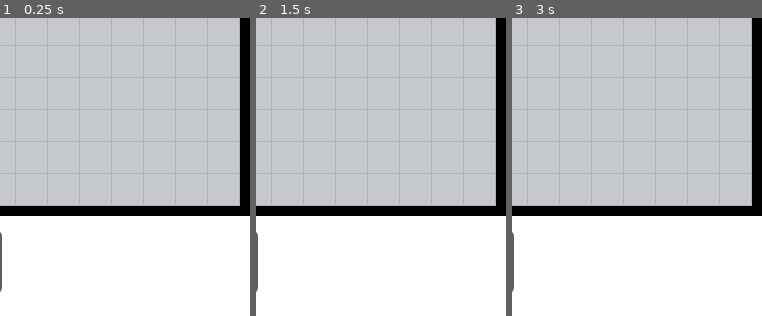
Above: before the commit, frames 1-3 (left to right).
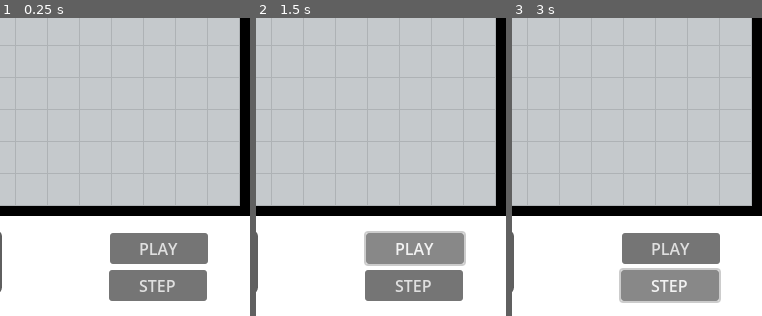
Above: after the commit, the same moments.

Repository: ricoapon/planet-cell
Game: Godot game, scene res://Scenes/menu.tscn
Two runs of this game, one before a commit and one after it. Both use one fixed random seed, a clock stepped at 60 frames per second and the inputs below.
Inputs (mouse positions are % of the whole screen's width and height, from its top left):
- Up to frame 1 (0.25 s): no input
- Up to frame 2 (1.5 s): click (82, 95) at 0.5 s, where only the run after the commit has a clickable "STEP"; click (82, 89) at 1.25 s, where only the run after the commit has a clickable "PLAY"
- Up to frame 3 (3 s): click (82, 89) at 2 s, where only the run after the commit has a clickable "PLAY"; click (82, 95) at 2.75 s, where only the run after the commit has a clickable "STEP"
The pictures show only the part of the screen within x 50-100%, y 50-100%; the shares and areas given below are measured in that part.

The runs differ from the first frame. In frame 1, 8.1% of the frame differs, in the area x 43-84%, y 72-95%; in frame 2, 8.7%; in frame 3, 8.7%, in the area x 42-84%, y 72-96%.
Error after the commit: Invalid call. Nonexistent function 'next_step' in base 'Nil'. (res://Scenes/Menu.gd:23)

Commit message:
Add GridExecutionView and fix execution

Diff:
--- /dev/null
+++ b/Scenes/Menu.gd
@@ -0,0 +1,23 @@
+extends Node2D
+
+@onready var GridExecutionViewScene = preload("res://scenes/components/grids/GridExecutionView.tscn")
+
+var view: GridExecutionView
+
+func _ready():
+	# TODO: Have this until we can modify it in the GUI.
+	var output = SingleOutput.new()
+	output.add_color(SingleOutput.OutputColor.GREEN, 1)
+	var expected_output = OrderedOutput.new()
+	expected_output.next_row()
+	expected_output.add_output_to_current_row(output)
+	$GridView.grid.set_expected_output(expected_output)
+
+func _on_button_pressed() -> void:
+	var grid_execution_view = GridExecutionViewScene.instantiate()
+	grid_execution_view.init($GridView)
+	view = grid_execution_view
+	add_child(view)
+
+func _on_button_2_pressed() -> void:
+	view.next_step()
--- /dev/null
+++ b/Scenes/components/grids/GridExecutionView.gd
@@ -0,0 +1,36 @@
+class_name GridExecutionView
+extends Control
+
+var grid: Grid
+var grid_execution: GridExecution
+var grid_view: GridView
+
+func init(_grid_view: GridView):
+	grid_view = _grid_view
+	grid = grid_view.grid
+	grid_execution = GridExecution.new(grid)
+	z_index = 3
+
+	position = grid_view.position
+
+func next_step():
+	grid_execution.next_step()
+	queue_redraw()
+
+func _draw():
+	for powered_edge in grid_execution.next_powered_edges:
+		# Starting point is with edge null.
+		if powered_edge.from == null:
+			draw_circle(to_vector(powered_edge.to.x, powered_edge.to.y), 10, Color.RED)
+			continue
+
+		var x = powered_edge.from.x
+		var y = powered_edge.from.y
+		if powered_edge.from.x == powered_edge.to.x:
+			y += powered_edge.step
+		else:
+			x += powered_edge.step
+		draw_circle(to_vector(x, y), 10, Color.RED)
+
+func to_vector(x: int, y: int) -> Vector2:
+	return Vector2(grid_view.CELL_SIZE * (x + 0.5), grid_view.CELL_SIZE * (y + 0.5))
--- /dev/null
+++ b/Scenes/components/grids/GridExecutionView.tscn
@@ -0,0 +1,8 @@
+[gd_scene load_steps=2 format=3 uid="uid://sox82xtrvlil"]
+
+[ext_resource type="Script" uid="uid://cjhwrbceq8dtk" path="res://scenes/components/grids/GridExecutionView.gd" id="1_q46pv"]
+
+[node name="GridExecutionView" type="Control"]
+layout_mode = 3
+anchors_preset = 0
+script = ExtResource("1_q46pv")
--- a/Scenes/components/grids/GridView.gd
+++ b/Scenes/components/grids/GridView.gd
@@ -1,3 +1,4 @@
+class_name GridView
 extends Control
 
 @onready var BlockScene = preload("res://scenes/components/blocks/BlockView.tscn")
--- a/Scenes/menu.tscn
+++ b/Scenes/menu.tscn
@@ -1,16 +1,18 @@
-[gd_scene load_steps=3 format=3 uid="uid://dy4dooi088si3"]
+[gd_scene load_steps=4 format=3 uid="uid://dy4dooi088si3"]
 
 [ext_resource type="PackedScene" uid="uid://cj5037ryd1xpn" path="res://scenes/components/grids/GridView.tscn" id="1_11y2r"]
+[ext_resource type="Script" uid="uid://m037x6xw1xv7" path="res://scenes/Menu.gd" id="1_o0tnf"]
 [ext_resource type="PackedScene" uid="uid://qppng80r2fw1" path="res://scenes/DraggableBlock.tscn" id="2_upctu"]
 
 [node name="Menu" type="Node2D"]
+script = ExtResource("1_o0tnf")
 
 [node name="BlackGridBackground" type="ColorRect" parent="."]
 offset_right = 500.0
 offset_bottom = 500.0
 color = Color(0, 0, 0, 1)
 
-[node name="Grid" parent="." instance=ExtResource("1_11y2r")]
+[node name="GridView" parent="." instance=ExtResource("1_11y2r")]
 offset_left = 10.0
 offset_top = 10.0
 offset_right = 10.0
@@ -40,3 +42,20 @@
 offset_top = 514.0
 offset_right = 252.0
 offset_bottom = 578.0
+
+[node name="Button" type="Button" parent="."]
+offset_left = 360.0
+offset_top = 517.0
+offset_right = 458.0
+offset_bottom = 548.0
+text = "PLAY"
+
+[node name="Button2" type="Button" parent="."]
+offset_left = 359.0
+offset_top = 554.0
+offset_right = 457.0
+offset_bottom = 585.0
+text = "STEP"
+
+[connection signal="pressed" from="Button" to="." method="_on_button_pressed"]
+[connection signal="pressed" from="Button2" to="." method="_on_button_2_pressed"]
--- a/scripts/logic/blocks/SplitBlock.gd
+++ b/scripts/logic/blocks/SplitBlock.gd
@@ -2,7 +2,9 @@
 extends AbstractBlock
 
 func activate(poweredEdge: PoweredEdge, out: Array[Edge]) -> Array[PoweredEdge]:
-	return out.map(func(e): return e.power(poweredEdge.power))
+	var result: Array[PoweredEdge] = []
+	result.assign(out.map(func(e: Edge): return e.to_powered_edge(poweredEdge.power)))
+	return result
 
 func type() -> Type:
 	return Type.SPLIT
--- a/scripts/logic/edges/PoweredEdge.gd
+++ b/scripts/logic/edges/PoweredEdge.gd
@@ -21,3 +21,6 @@
 		# It shouldn't need rounding, but because distance_to is a float I thought it would be better to
 		# convert to an int like this.
 		length = round(Vector2i(from.x, from.y).distance_to(Vector2i(to.x, to.y)))
+
+func to_edge() -> Edge:
+	return Edge.new(from, to)
--- a/scripts/logic/grids/Grid.gd
+++ b/scripts/logic/grids/Grid.gd
@@ -11,7 +11,7 @@
 	width = _width
 	height = _height
 
-func setExpectedOutput(_expected_output: OrderedOutput):
+func set_expected_output(_expected_output: OrderedOutput):
 	expected_output = _expected_output
 
 func setBlock(coordinate: Coordinate, block: AbstractBlock):
@@ -28,7 +28,8 @@
 	return edges.find_edge(from, to)
 
 func neighbours(c: Coordinate) -> Array[Edge]:
-	return edges.find_edges_connecting_to(c).filter(func(e): return edges.contains(e)) as Array[Edge]
+	var result = edges.find_edges_connecting_to(c).filter(func(e): return edges.contains(e)) as Array[Edge]
+	return result
 
 func getBlocksOfType(block_type) -> Array[Coordinate]:
 	var result: Array[Coordinate] = []
--- a/scripts/logic/grids/GridExecution.gd
+++ b/scripts/logic/grids/GridExecution.gd
@@ -7,26 +7,34 @@
 
 func _init(_grid: Grid):
 	grid = _grid
-	next_powered_edges = grid.getBlocksOfType(StarterBlock).map(
-		func(c): return PoweredEdge.new(null, c, 1))
 
-func nextStep():
+	# I cannot assign next_powered_edges directly, as casting gives errors. So we work around it.
+	next_powered_edges = []
+	for e in grid.getBlocksOfType(StarterBlock).map(func(c): return PoweredEdge.new(null, c, 1)):
+		next_powered_edges.append(e)
+
+func next_step():
 	var new_next_powered_edges: Array[PoweredEdge] = []
-	current_output.next_row()
+	var new_output: Array[SingleOutput] = []
 	for powered_edge in next_powered_edges:
 		var current_coordinate = powered_edge.to
 		var current_block = grid.getBlock(current_coordinate)
 
-		# If an edge has length 5, we need to take 5 steps before we actually activate.
+		# If an edge has length 5 (for example), we need to take 5 steps before we actually activate.
 		if powered_edge.length > powered_edge.step:
 			powered_edge.step += 1
 			new_next_powered_edges.append(powered_edge)
 			continue
 
 		new_next_powered_edges += current_block.activate(powered_edge, _determine_next_edges(powered_edge))
-		current_output.add_output_to_current_row(current_block.get_output())
+		if not SingleOutput.new().equals(current_block.get_output()):
+			new_output.append(current_block.get_output())
 
 	next_powered_edges = _merge_powered_edges(new_next_powered_edges)
+	if not new_output.is_empty():
+		current_output.next_row()
+		for output in new_output:
+			current_output.add_output_to_current_row(output)
 
 	if not grid.expected_output.fully_contains(current_output):
 		# Execution failed, so we stop.
@@ -38,7 +46,7 @@
 
 # If we have two edges that are at the same step, we should merge it into one with the same power.
 func _merge_powered_edges(powered_edges: Array[PoweredEdge]) -> Array[PoweredEdge]:
-	var result = []
+	var result: Array[PoweredEdge] = []
 	for powered_edge in powered_edges:
 		var matching = _find_first_matching(result, powered_edge)
 		if matching == null:
@@ -48,16 +56,15 @@
 	return result
 
 func _find_first_matching(powered_edges: Array[PoweredEdge], similar_edge: PoweredEdge) -> PoweredEdge:
-	var result = []
 	for powered_edge in powered_edges:
 		if powered_edge.from.equals(similar_edge.from) and powered_edge.to.equals(similar_edge.to) and powered_edge.step == similar_edge.step:
 			return powered_edge
 	return null
 
 # Locate all other edges from a block that are not the powered edge.
-func _determine_next_edges(poweredEdge: PoweredEdge) -> Array[Edge]:
-	return grid.neighbours(poweredEdge.to).filter(
-		func(e): return e.x != poweredEdge.from.x && e.y != poweredEdge.from.y)
+func _determine_next_edges(powered_edge: PoweredEdge) -> Array[Edge]:
+	return grid.neighbours(powered_edge.to).filter(
+		func(e: Edge): return powered_edge.from == null or (e.as_string() != powered_edge.to_edge().as_string()))
 
-func hasNextStep() -> bool:
+func has_next_step() -> bool:
 	return not next_powered_edges.is_empty()
Not shown, added: Scenes/Menu.gd.uid
Not shown, added: Scenes/components/grids/GridExecutionView.gd.uid
